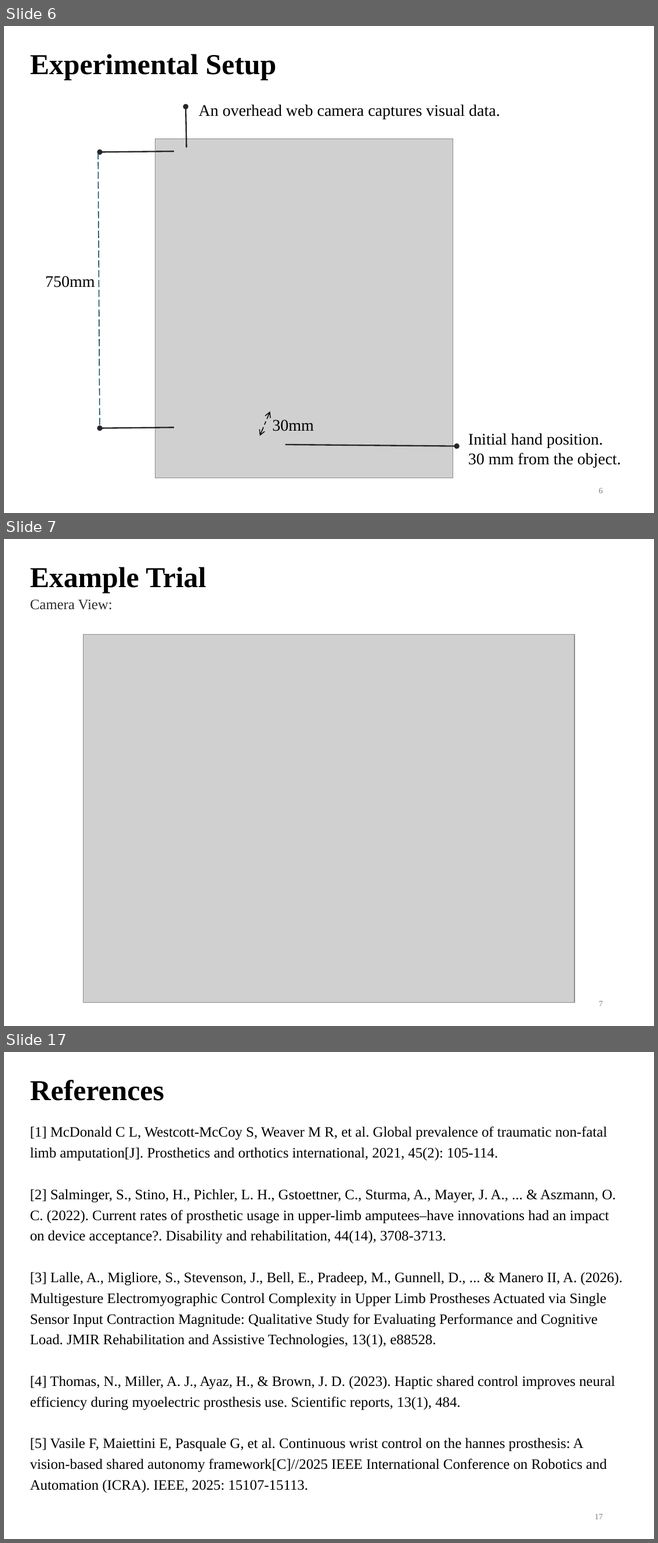
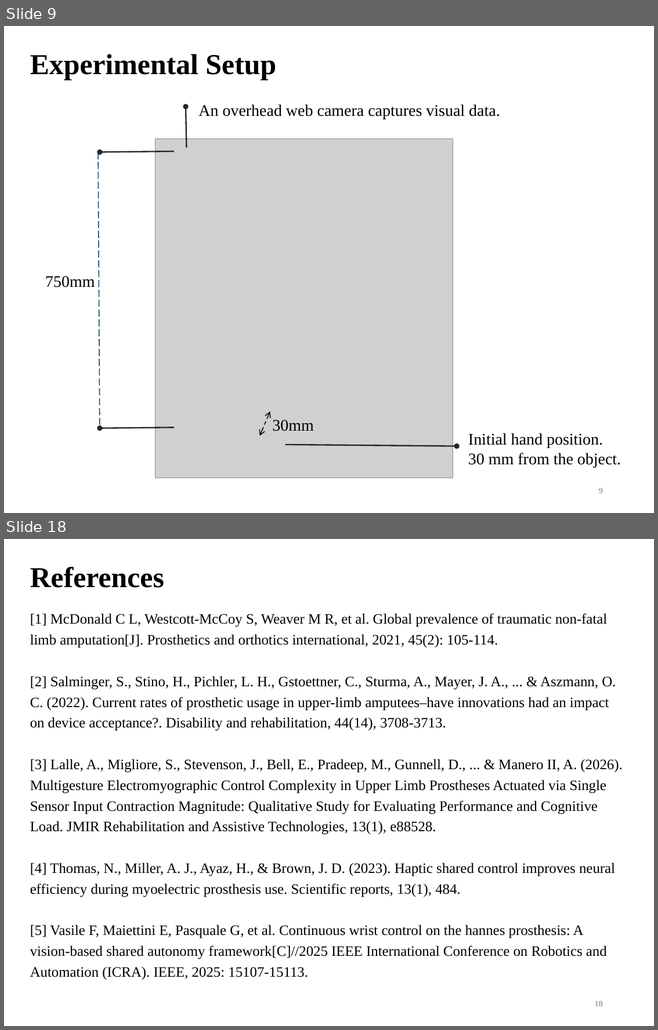
Before and after one commit to DiXiQing/Multimodal_Imitation_Learning, a slide deck: Zemi/2026-10-28v2-Di.pptx. Shown one above the other, each under a label of ours: slides 6, 7 and 17 before the commit, slides 9 and 18 after it; the slides between them are not shown. The pictures are 658x1543 and 658x1030 pixels, drawn with LibreOffice and Linux fonts; fonts in the diff are those of the drawing; grey boxes stand for pictures. Boxes give left, top, right and bottom in pixels: in the first picture for what was removed or moved away, otherwise in the second. Text is boxed around its words. In the diff, an @@ line names an element or a change of style, - is before the commit and + after.

```diff
--- a/Zemi/2026-10-28v2-Di.pptx
+++ b/Zemi/2026-10-28v2-Di.pptx
@@ slide 7 removed at [4, 539, 654, 1026], background #FFFFFF @@
@@ text removed at [30, 567, 206, 593] @@
-Example Trial
@@ text removed at [30, 599, 112, 610] @@
-Camera View:
@@ picture removed at [83, 635, 574, 1003] @@
@@ page number removed at [598, 1001, 603, 1006] @@
-7
@@ what was slide 6 is now slide 9 @@
@@ page number at [598, 488, 603, 493]: text changed @@
-6
+9
@@ what was slide 17 is now slide 18 @@
@@ page number at [594, 1001, 603, 1006]: text changed @@
-17
+18
```
Also in this commit, not shown: 13 slides changed, 2 slides added, 24 other files.
